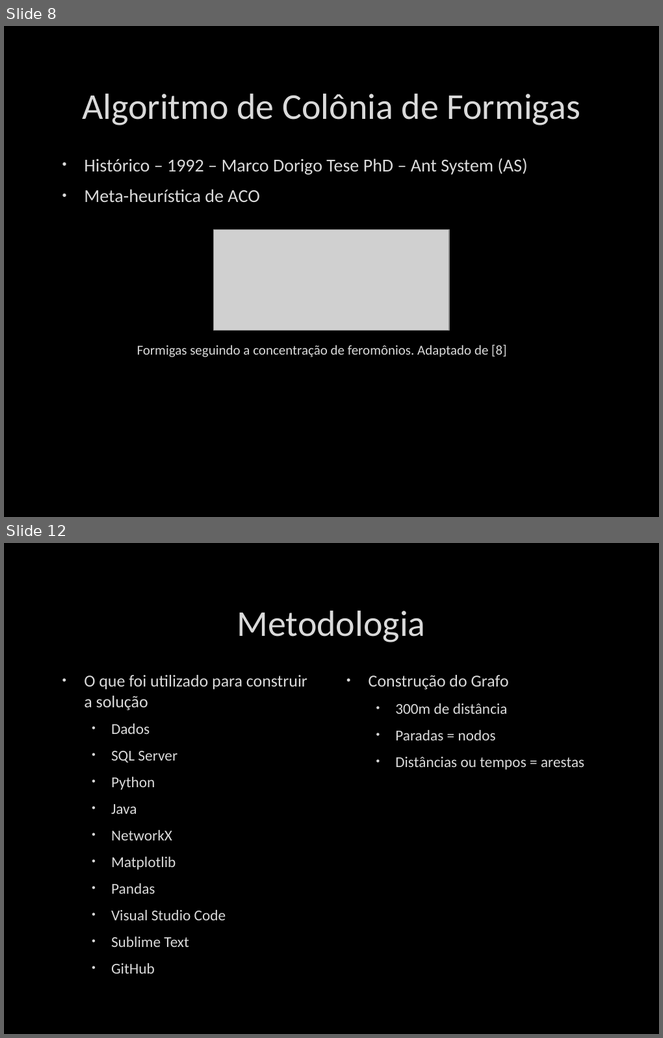
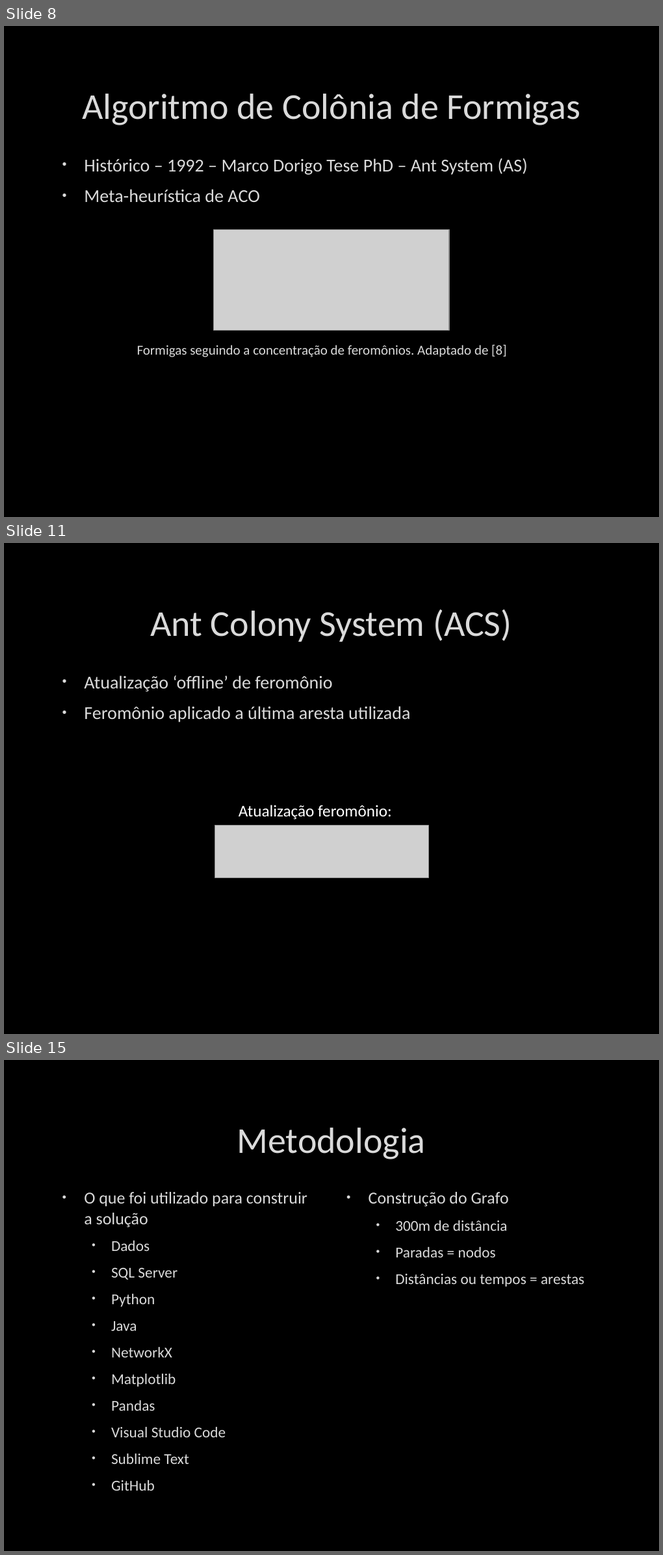
Before and after one commit to whschettert/ACO-Algorithm-for-Shortest-Path, a slide deck: Um Algoritmo de Colônia de Formigas para Otimização.pptx. Shown one above the other, each under a label of ours: slides 8 and 12 before the commit, slides 8, 11 and 15 after it; the slides between them are not shown. The pictures are 663x1038 and 663x1555 pixels, drawn with LibreOffice and Linux fonts; fonts in the diff are those of the drawing; grey boxes stand for pictures; background and template pictures are left out. Boxes give left, top, right and bottom in pixels: in the first picture for what was removed or moved away, otherwise in the second. Text is boxed around its words. In the diff, an @@ line names an element or a change of style, - is before the commit and + after.

```diff
--- a/Um Algoritmo de Colônia de Formigas para Otimização.pptx
+++ b/Um Algoritmo de Colônia de Formigas para Otimização.pptx
@@ slide 11 added at (4,543,659,1034), background picture (left out) @@
@@ title added at (150,609,512,642), 40 pt, text #DADADA @@
+Ant Colony System (ACS)
@@ text added at (84,676,410,722), 20 pt, text #DADADA @@
+• Atualização ‘offline’ de feromônio
+• Feromônio aplicado a última aresta utilizada
@@ text added at (239,805,392,820), 18 pt, text #FFFFFF @@
+Atualização feromônio:
@@ picture added at (215,825,428,878) @@
@@ what was slide 12 is now slide 15 @@
```
Also in this commit, not shown: 3 slides changed, 2 other slides added.
